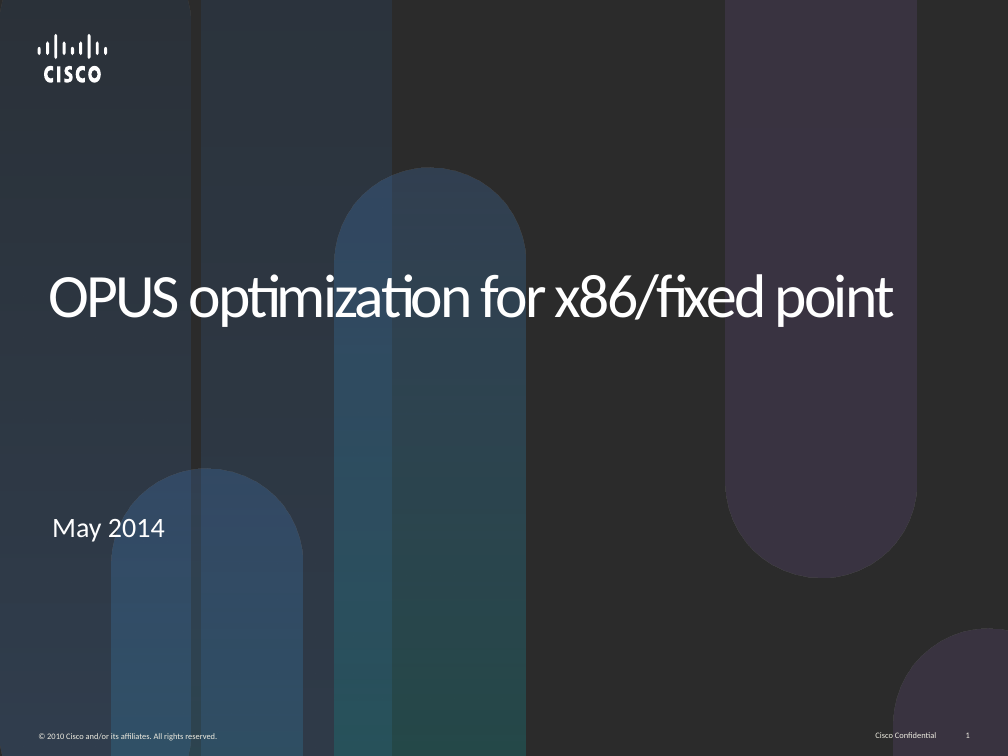
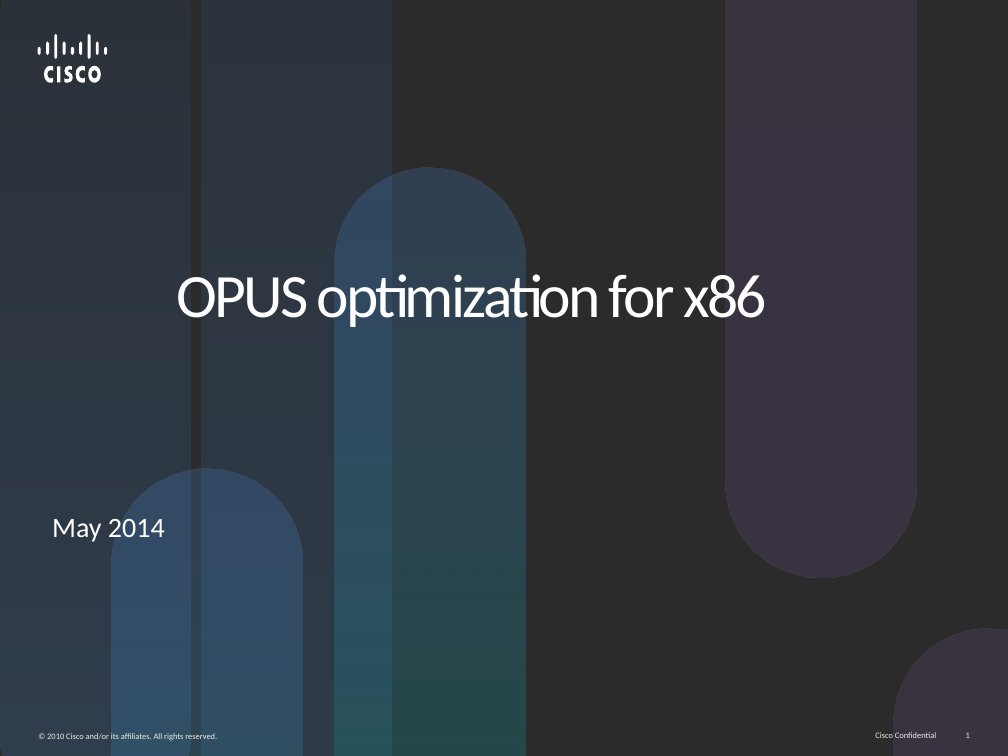
Before and after one commit to cisco/opus, a slide deck: slide 1 of cisco-opus-optimization.pptx. Drawn at 1008x756 pixels with LibreOffice and Linux fonts; fonts in the diff are those of the drawing; background and template pictures are left out; a plain dark background stands for a picture behind light text. Boxes give left, top, right and bottom in pixels: in the first picture for what was removed or moved away, otherwise in the second. Text is boxed around its words. In the diff, an @@ line names an element or a change of style, - is before the commit and + after.

Commit message:
update x86 optimization doc

```diff
--- a/cisco-opus-optimization.pptx
+++ b/cisco-opus-optimization.pptx
@@ title at (176, 274, 766, 327): text changed @@
-OPUS optimization for x86/fixed point
+OPUS optimization for x86
```
Also in this commit, not shown: 7 other slides changed, 2 slides added, 1 slide removed.
